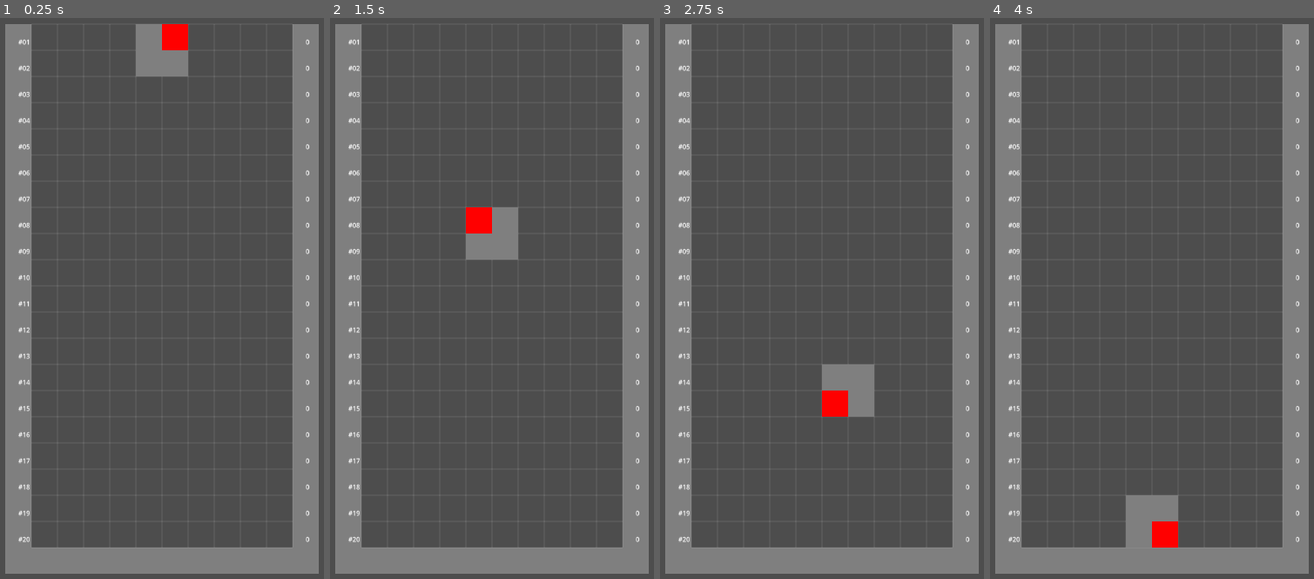
Above: before the commit, frames 1-4 (left to right).
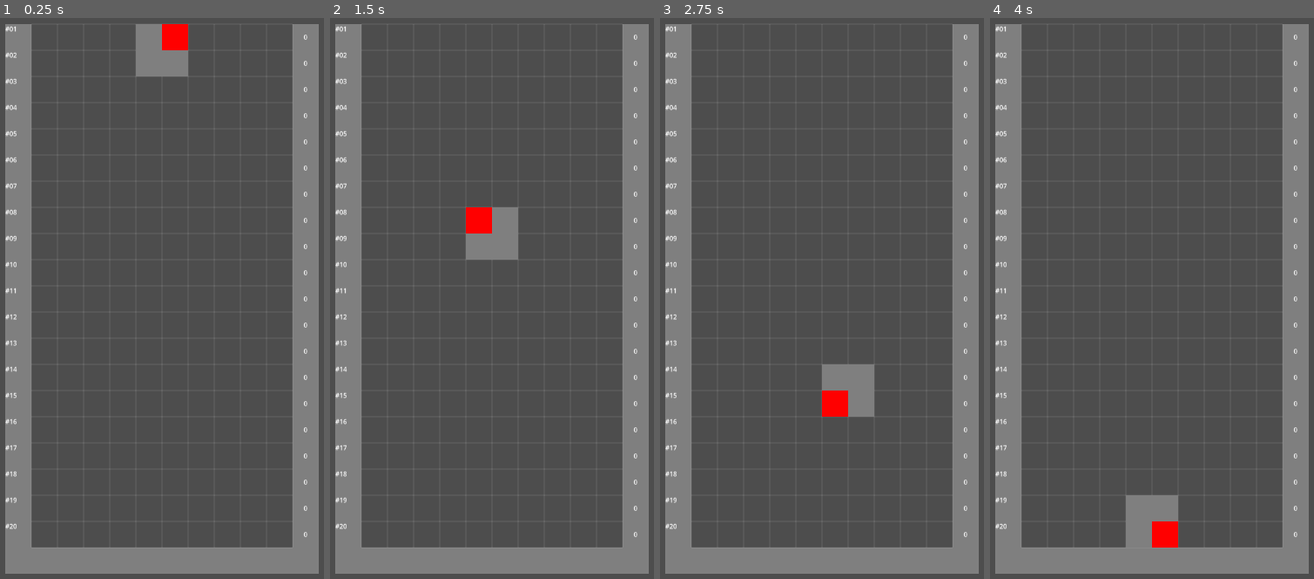
Above: after the commit, the same moments.

Repository: lacedon/mana-tetris
Game: Godot game, scene res://src/components/field/field.tscn
Same seed, same stepped clock (60 frames per second), same inputs: the game is played once before the commit and once after it.
Inputs:
- Up to frame 1 (0.25 s): no input
- Up to frame 2 (1.5 s): tap Enter at 0.5 s; hold Right (move-right) 0.53-1.28 s; hold S (drop) 0.53-1.28 s; hold Left (move-left) from 1.28 s (still down); tap Up (rotate) at 1.35 s
- Up to frame 3 (2.75 s): tap Space at 2 s; release Left (move-left) at 2.03 s; hold Right (move-right) from 2.03 s (still down); hold S (drop) from 2.03 s (still down)
- Up to frame 4 (4 s): release S (drop) at 2.78 s; tap Up (rotate) at 2.85 s; tap Enter at 3.5 s; release Right (move-right) at 3.53 s; hold Left (move-left) from 3.53 s (still down); hold S (drop) from 3.53 s (still down)

The runs differ from the first frame. In frame 1, 1.1% of the frame differs, in the area x 1-96%, y 1-94%; in frame 2, 1.1%; in frame 3, 1.1%; in frame 4, 1.1%.

Commit message:
Fix debugger label

Diff:
--- a/src/components/field/row_debugger/row_debugger.gd
+++ b/src/components/field/row_debugger/row_debugger.gd
@@ -10,12 +10,16 @@
         var row_index_label: Label = Label.new()
         row_index_label.name = "RowIndex#" + str(i)
         row_index_label.text = "#" + (str(i + 1) if i > 8 else '0' + str(i + 1))
-        row_index_label.position = Vector2(-0.5, i + 0.5) * FieldConfig.cell_size
+        row_index_label.size = FieldConfig.cell_size
+        row_index_label.position = Vector2(-1, i) * FieldConfig.cell_size
 
         var cell_counter_label: Label = Label.new()
         cell_counter_label.name = "CellCounter#" + str(i)
         cell_counter_label.text = "0"
-        cell_counter_label.position = Vector2(FieldConfig.field_size.x + 0.5, i + 0.5) * FieldConfig.cell_size
+        cell_counter_label.position = Vector2(FieldConfig.field_size.x, i) * FieldConfig.cell_size
+        cell_counter_label.size = FieldConfig.cell_size
+        cell_counter_label.horizontal_alignment = HORIZONTAL_ALIGNMENT_CENTER
+        cell_counter_label.vertical_alignment = VERTICAL_ALIGNMENT_CENTER
         cell_counter_labels.append(cell_counter_label)
 
         add_child(row_index_label)
